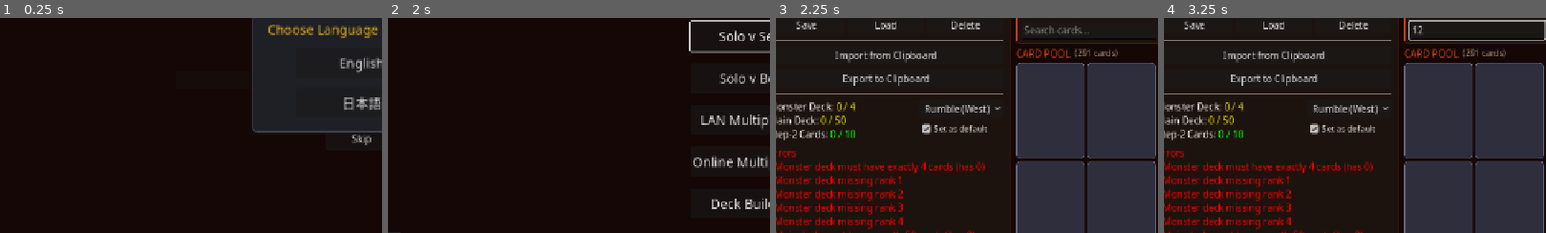
Above: before the commit, frames 1-4 (left to right).
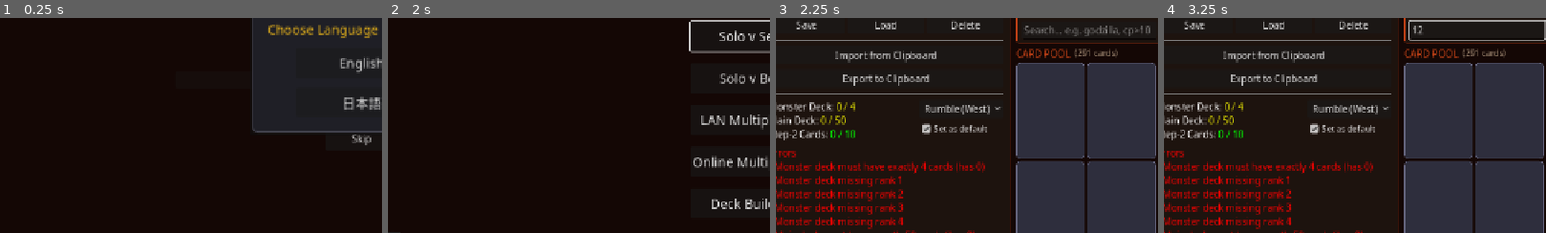
Above: after the commit, the same moments.

Repository: hunterdurbin/godzilla-sim
Game: Godot game, scene res://scenes/ui/LoadingScreen.tscn
Same seed, same stepped clock (60 frames per second), same inputs: the game is played once before the commit and once after it.
Inputs (mouse positions are % of the whole screen's width and height, from its top left):
- Up to frame 1 (0.25 s): no input
- Up to frame 2 (2 s): click "Skip" at 0.5 s; click "Skip" at 1.25 s
- Up to frame 3 (2.25 s): click "Deck Builder" at 2 s
- Up to frame 4 (3.25 s): click (17, 11) at 2.77 s; type "Alex" at 2.85 s; click (44, 41) at 3 s; type "12" at 3.08 s
The pictures show only the part of the screen within x 3-53%, y 38-88%; the shares and areas given below are measured in that part.

Frames 1-2 are identical in both runs. In frame 3, 0.4% of the frame differs, in the area x 73-98%, y 3-9%; in frame 4, nothing differs.

Commit message:
Add numeric-compare search criteria to deck builder
Search bar now accepts comma-separated criteria (AND-ed). Each
chunk is either a substring text match (existing behavior) or a
numeric comparison `[field][op]<int>`:

- Operators: >=, <=, !=, ==/=, >, <
- Field aliases (case-insensitive, spaces/underscores stripped):
    counter_power: c, cp, counter, power, counter power
    threat_level:  t, threat, level, threat level
    rank:          r, rank
- Bare comparisons (no field, e.g. ">1000") match any of cp /
  threat / rank — so a high-CP battle and a high-threat monster
  both qualify.

Examples: "godzilla, r=3", "cp>=2000", ">15000".

Placeholder text updated to hint at the new syntax.

Co-Authored-By: Claude Opus 4.7 (1M context) <noreply@anthropic.com>

Diff:
--- a/scenes/ui/deck_builder.gd
+++ b/scenes/ui/deck_builder.gd
@@ -53,6 +53,7 @@
 var _filtered_pool_cards: Array[Dictionary] = []
 
 var _search_text: String = ""
+var _search_criteria: Array = []  # Parsed criteria from _search_text; each is a Dict
 var _type_filter: int = -1  # -1 = all
 var _color_filters: Array[int] = []
 var _invasion_filter: int = -1  # -1 = all, 1 = step 1, 2 = step 2
@@ -557,25 +558,134 @@
 		if card.get("invasion_icon", 0) != _invasion_filter:
 			return false
 
-	# Text search
-	if not _search_text.is_empty():
-		var name_str: String = card.get("name", "").to_lower()
-		var id_str: String = card.get("id", "").to_lower()
-		var desc_str: String = card.get("description", "").to_lower()
-		var trait_text := ""
-		for t in card.get("traits", []):
-			trait_text += CardEnums.trait_to_string(t).to_lower() + " "
-		var common_match := false
-		for cn in card.get("common_names", []):
-			if cn.to_lower().contains(_search_text):
-				common_match = true
-				break
-		if not (name_str.contains(_search_text) or id_str.contains(_search_text)
-				or desc_str.contains(_search_text) or trait_text.contains(_search_text)
-				or common_match):
+	# Text search — comma-separated criteria (AND); each is either a numeric
+	# comparison (e.g. cp>1000, r=3, >1000) or a fuzzy text match.
+	for criterion in _search_criteria:
+		if not _card_matches_search_criterion(card, criterion):
 			return false
 
 	return true
+
+
+# --- Search parsing & matching ---
+
+const _SEARCH_FIELD_ALIASES := {
+	"c": "cp", "cp": "cp", "counter": "cp", "power": "cp", "counterpower": "cp",
+	"t": "threat", "threat": "threat", "level": "threat", "threatlevel": "threat",
+	"r": "rank", "rank": "rank",
+}
+
+const _SEARCH_NUMERIC_FIELDS := ["cp", "threat", "rank"]
+
+
+static func _parse_search_criteria(raw: String) -> Array:
+	## Split on commas; parse each as either a numeric compare or fuzzy text.
+	var criteria: Array = []
+	for chunk in raw.split(","):
+		var token: String = chunk.strip_edges().to_lower()
+		if token.is_empty():
+			continue
+		var compare := _try_parse_compare(token)
+		if not compare.is_empty():
+			criteria.append(compare)
+		else:
+			criteria.append({"type": "fuzzy", "needle": token})
+	return criteria
+
+
+static func _try_parse_compare(token: String) -> Dictionary:
+	## Match `[field][op][int]`. op ∈ {>=, <=, !=, ==, =, >, <}. Field is
+	## optional; if omitted, the comparison is checked against any numeric field
+	## (cp, threat, rank). Returns {} if the token isn't a valid compare.
+	var ops := [">=", "<=", "!=", "==", "=", ">", "<"]
+	var op_str := ""
+	var op_pos := -1
+	for op in ops:
+		var p := token.find(op)
+		if p >= 0:
+			op_str = op
+			op_pos = p
+			break
+	if op_pos < 0:
+		return {}
+	var lhs := token.substr(0, op_pos).strip_edges().replace(" ", "").replace("_", "")
+	var rhs := token.substr(op_pos + op_str.length()).strip_edges()
+	if not rhs.is_valid_int():
+		return {}
+	var field := "any"
+	if not lhs.is_empty():
+		if not _SEARCH_FIELD_ALIASES.has(lhs):
+			return {}
+		field = _SEARCH_FIELD_ALIASES[lhs]
+	# Normalize "==" → "=" for downstream.
+	if op_str == "==":
+		op_str = "="
+	return {"type": "compare", "field": field, "op": op_str, "value": rhs.to_int()}
+
+
+func _card_matches_search_criterion(card: Dictionary, criterion: Dictionary) -> bool:
+	match criterion.get("type", ""):
+		"compare":
+			var field: String = criterion.get("field", "any")
+			var op: String = criterion.get("op", "=")
+			var value: int = criterion.get("value", 0)
+			if field == "any":
+				for f in _SEARCH_NUMERIC_FIELDS:
+					if not _card_has_field(card, f):
+						continue
+					if _compare_int(_card_field(card, f), op, value):
+						return true
+				return false
+			if not _card_has_field(card, field):
+				return false
+			return _compare_int(_card_field(card, field), op, value)
+		"fuzzy":
+			return _card_matches_fuzzy(card, criterion.get("needle", ""))
+	return false
+
+
+static func _card_has_field(card: Dictionary, field: String) -> bool:
+	match field:
+		"cp": return card.has("counter_power")
+		"threat": return card.has("threat_level")
+		"rank": return card.has("rank")
+	return false
+
+
+static func _card_field(card: Dictionary, field: String) -> int:
+	match field:
+		"cp": return card.get("counter_power", 0)
+		"threat": return card.get("threat_level", 0)
+		"rank": return card.get("rank", 0)
+	return 0
+
+
+static func _compare_int(lhs: int, op: String, rhs: int) -> bool:
+	match op:
+		">": return lhs > rhs
+		"<": return lhs < rhs
+		">=": return lhs >= rhs
+		"<=": return lhs <= rhs
+		"=": return lhs == rhs
+		"!=": return lhs != rhs
+	return false
+
+
+func _card_matches_fuzzy(card: Dictionary, needle: String) -> bool:
+	## Substring match across name, id, description, traits, and common names.
+	if card.get("name", "").to_lower().contains(needle):
+		return true
+	if card.get("id", "").to_lower().contains(needle):
+		return true
+	if card.get("description", "").to_lower().contains(needle):
+		return true
+	for t in card.get("traits", []):
+		if CardEnums.trait_to_string(t).to_lower().contains(needle):
+			return true
+	for cn in card.get("common_names", []):
+		if String(cn).to_lower().contains(needle):
+			return true
+	return false
 
 
 func _sort_pool() -> void:
@@ -1192,6 +1302,7 @@
 
 func _on_search_changed(new_text: String) -> void:
 	_search_text = new_text.strip_edges().to_lower()
+	_search_criteria = _parse_search_criteria(_search_text)
 	_search_timer.start()
 
 
--- a/translations/strings.csv
+++ b/translations/strings.csv
@@ -488,7 +488,7 @@
 STR_DB_DECK,DECK,デッキ
 STR_DB_TAB_MAIN,Main,メイン
 STR_DB_CARD_POOL,CARD POOL,カードプール
-STR_DB_SEARCH_PLACEHOLDER,Search cards...,カードを検索...
+"STR_DB_SEARCH_PLACEHOLDER","Search... e.g. godzilla, cp>1000, r=3","検索... 例: ゴジラ, cp>1000, r=3"
 STR_DB_FILTER_ALL,All,全て
 STR_DB_INVASION_STEP1,Step 1,ステップ1
 STR_DB_INVASION_STEP2,Step 2,ステップ2
Binary file changed: translations/strings.en.translation
Binary file changed: translations/strings.ja.translation
